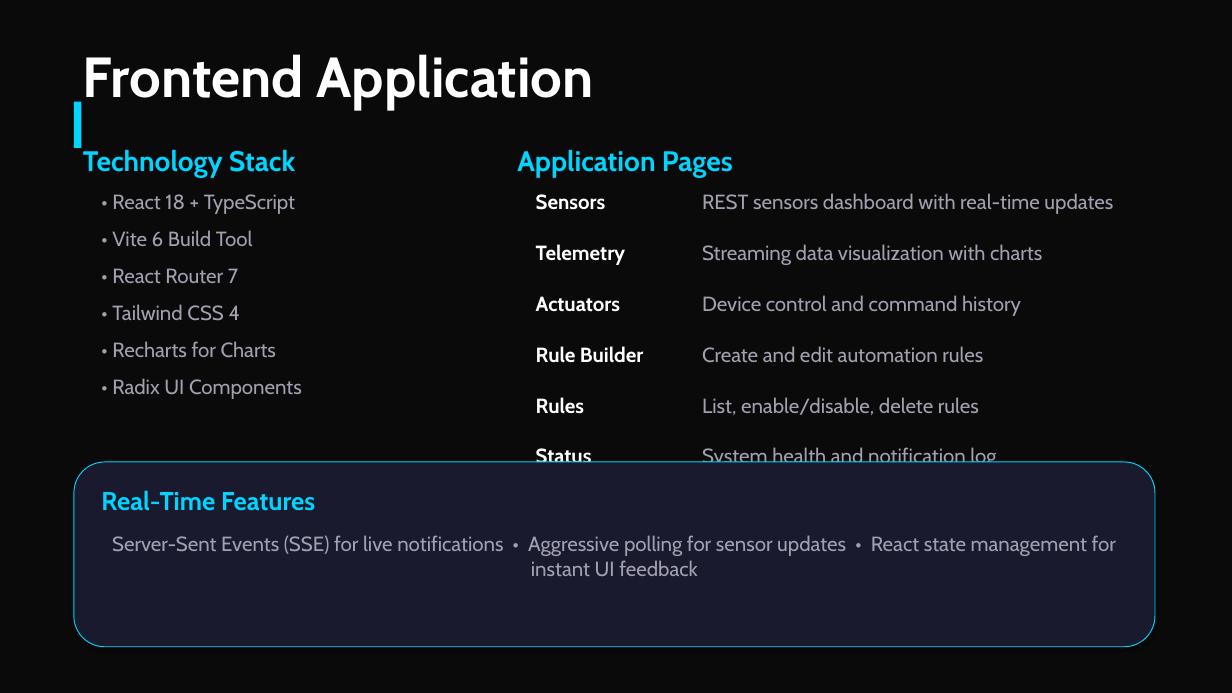
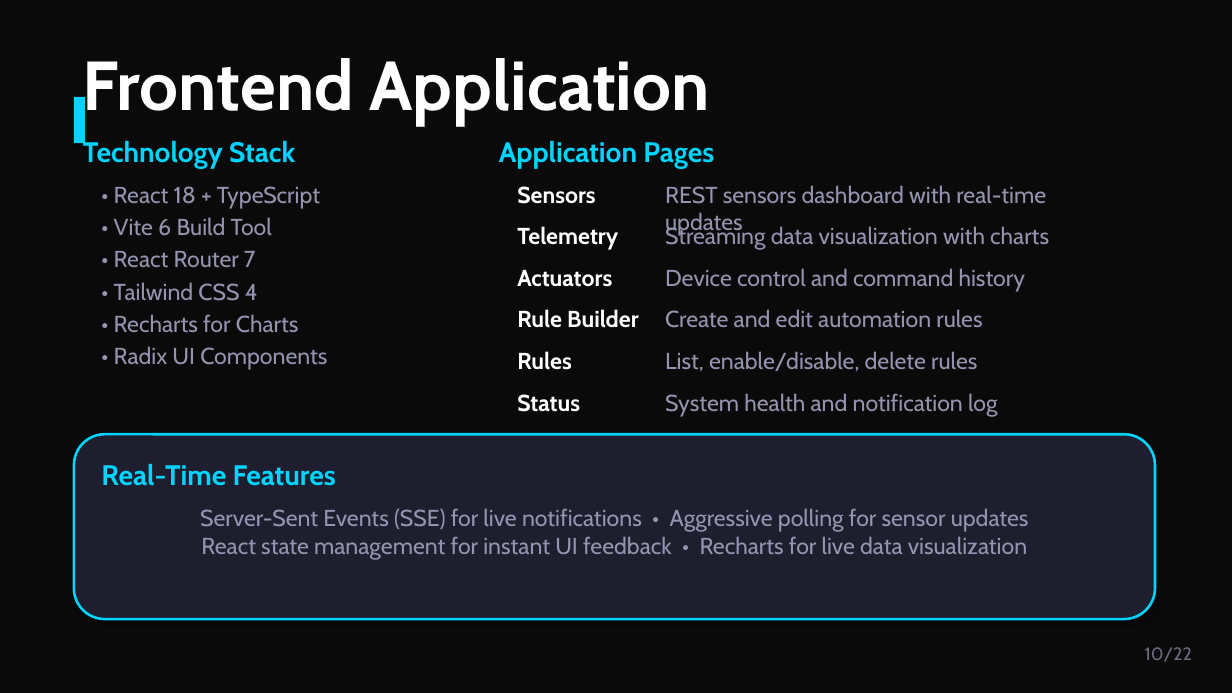
Before and after one commit to paolopagliarini/2063987_WestCompany, a slide deck: slide 10 of booklets/slides/Mars_Habitat_Presentation.pptx (slide 9 before the commit). Drawn at 1232x693 pixels with LibreOffice and Linux fonts; fonts in the diff are those of the drawing. Boxes give left, top, right and bottom in pixels: in the first picture for what was removed or moved away, otherwise in the second. Text is boxed around its words. In the diff, an @@ line names an element or a change of style, - is before the commit and + after.

```diff
--- a/booklets/slides/Mars_Habitat_Presentation.pptx
+++ b/booklets/slides/Mars_Habitat_Presentation.pptx
@@ text "Frontend Application" at (x1=83, y1=58, x2=710, y2=126): size 44 to 54 pt @@
@@ rectangle resized from (x1=74, y1=102, x2=81, y2=148) to (x1=74, y1=97, x2=85, y2=143) @@
@@ text "Technology Stack" moved from (x1=83, y1=149, x2=295, y2=177) to (x1=83, y1=138, x2=295, y2=168) @@
@@ text "Application Pages" moved from (x1=517, y1=149, x2=733, y2=177) to (x1=499, y1=140, x2=714, y2=168) @@
@@ text "• React 18 + TypeScript" moved from (x1=112, y1=194, x2=295, y2=214) to (x1=114, y1=186, x2=320, y2=209) @@
@@ text "Sensors" moved from (x1=536, y1=194, x2=606, y2=210) to (x1=517, y1=186, x2=595, y2=204) @@
@@ text "REST sensors dashboard with real-time ..." moved from (x1=702, y1=193, x2=1113, y2=214) to (x1=665, y1=185, x2=1046, y2=237) @@
@@ text "• Vite 6 Build Tool" moved from (x1=112, y1=230, x2=253, y2=246) to (x1=114, y1=217, x2=272, y2=236) @@
@@ text "Telemetry" moved from (x1=536, y1=244, x2=626, y2=265) to (x1=517, y1=226, x2=618, y2=250) @@
@@ text "Streaming data visualization with charts" moved from (x1=702, y1=244, x2=1042, y2=265) to (x1=665, y1=224, x2=1049, y2=250) @@
@@ text "• React Router 7" moved from (x1=112, y1=268, x2=238, y2=283) to (x1=114, y1=251, x2=256, y2=267) @@
@@ text "Actuators" moved from (x1=536, y1=296, x2=620, y2=312) to (x1=517, y1=270, x2=612, y2=287) @@
@@ text "Device control and command history" moved from (x1=702, y1=295, x2=1021, y2=316) to (x1=665, y1=268, x2=1025, y2=292) @@
@@ text "• Tailwind CSS 4" moved from (x1=112, y1=304, x2=240, y2=321) to (x1=114, y1=282, x2=258, y2=301) @@
@@ text "• Recharts for Charts" moved from (x1=112, y1=341, x2=276, y2=358) to (x1=114, y1=314, x2=299, y2=333) @@
@@ text "Rule Builder" moved from (x1=536, y1=346, x2=643, y2=363) to (x1=517, y1=309, x2=639, y2=328) @@
@@ text "Create and edit automation rules" moved from (x1=702, y1=346, x2=983, y2=363) to (x1=665, y1=309, x2=982, y2=328) @@
@@ text "• Radix UI Components" moved from (x1=112, y1=378, x2=302, y2=399) to (x1=114, y1=346, x2=327, y2=370) @@
@@ text "Rules" moved from (x1=536, y1=397, x2=584, y2=414) to (x1=517, y1=351, x2=572, y2=370) @@
@@ text "List, enable/disable, delete rules" moved from (x1=702, y1=397, x2=979, y2=415) to (x1=665, y1=351, x2=977, y2=372) @@
@@ size 16 to 18 pt in 6 elements at (x1=517, y1=186, x2=595, y2=204), (x1=517, y1=226, x2=618, y2=250), (x1=517, y1=270, x2=612, y2=287), (x1=517, y1=309, x2=639, y2=328), (x1=517, y1=351, x2=572, y2=370), (x1=517, y1=394, x2=580, y2=412) @@
@@ text "Status" moved from (x1=536, y1=448, x2=592, y2=463) to (x1=517, y1=394, x2=580, y2=412) @@
@@ size 16 to 18 pt, text colour #A0A0B0 to #9494B0 in 12 elements at (x1=114, y1=186, x2=320, y2=209), (x1=114, y1=217, x2=272, y2=236), (x1=114, y1=251, x2=256, y2=267), (x1=114, y1=282, x2=258, y2=301), (x1=114, y1=314, x2=299, y2=333), (x1=665, y1=185, x2=1046, y2=237), (x1=114, y1=346, x2=327, y2=370), (x1=665, y1=224, x2=1049, y2=250), (x1=665, y1=268, x2=1025, y2=292), (x1=665, y1=309, x2=982, y2=328), (x1=665, y1=351, x2=977, y2=372), (x1=665, y1=393, x2=998, y2=417) @@
@@ text "System health and notification log" moved from (x1=702, y1=447, x2=996, y2=463) to (x1=665, y1=393, x2=998, y2=417) @@
@@ rounded rectangle moved from (x1=74, y1=462, x2=1155, y2=647) to (x1=74, y1=434, x2=1155, y2=619) @@
@@ rounded rectangle at (x1=74, y1=434, x2=1155, y2=619): fill #1A1A2E to #1E1E2E; outline #00D4FF 0.75 pt to #00D4FF 2 pt @@
@@ text "Real-Time Features" moved from (x1=101, y1=490, x2=315, y2=511) to (x1=101, y1=464, x2=336, y2=486) @@
@@ text "Real-Time Features" at (x1=101, y1=464, x2=336, y2=486): size 20 to 22 pt @@
@@ text at (x1=200, y1=508, x2=1029, y2=560): text changed; size 16 to 18 pt; text colour #A0A0B0 to #9494B0 @@
-Server-Sent Events (SSE) for live notifications • Aggressive polling for sensor updates • React state management for instant UI feedback
+Server-Sent Events (SSE) for live notifications • Aggressive polling for sensor updates
+React state management for instant UI feedback • Recharts for live data visualization
@@ text added at (x1=1145, y1=647, x2=1192, y2=662), 14 pt, text #6B6B80 @@
+10/22
```
Also in this commit, not shown: 10 other slides changed, 11 slides added, 9 slides removed, 1 other file.
